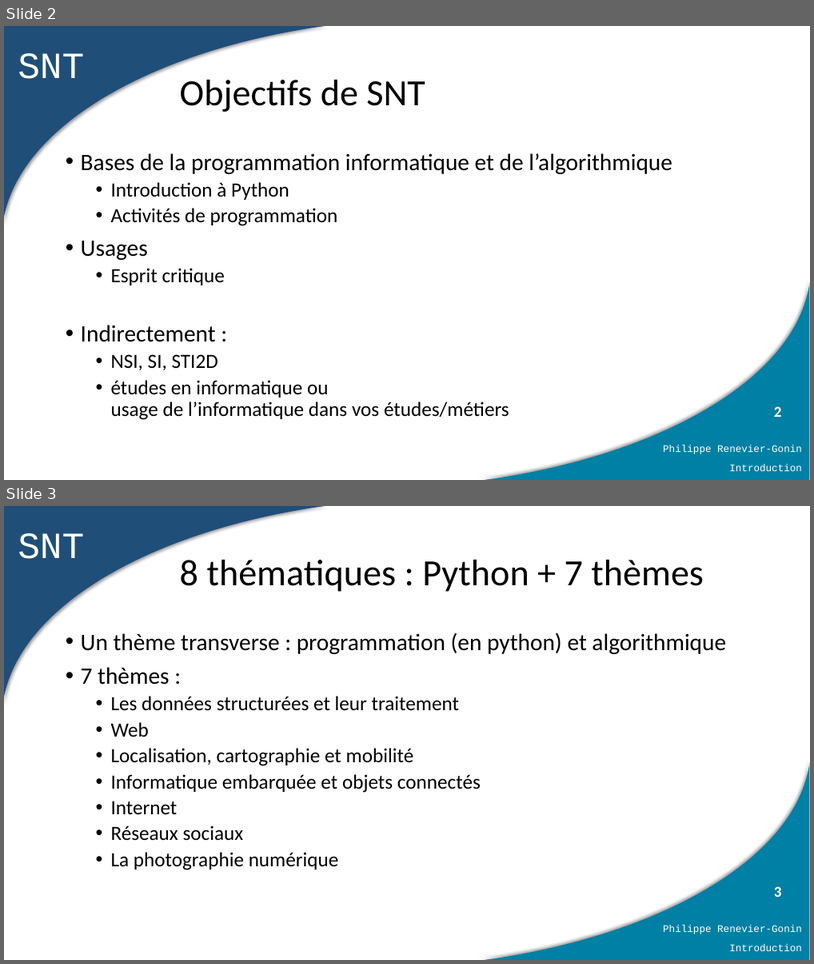
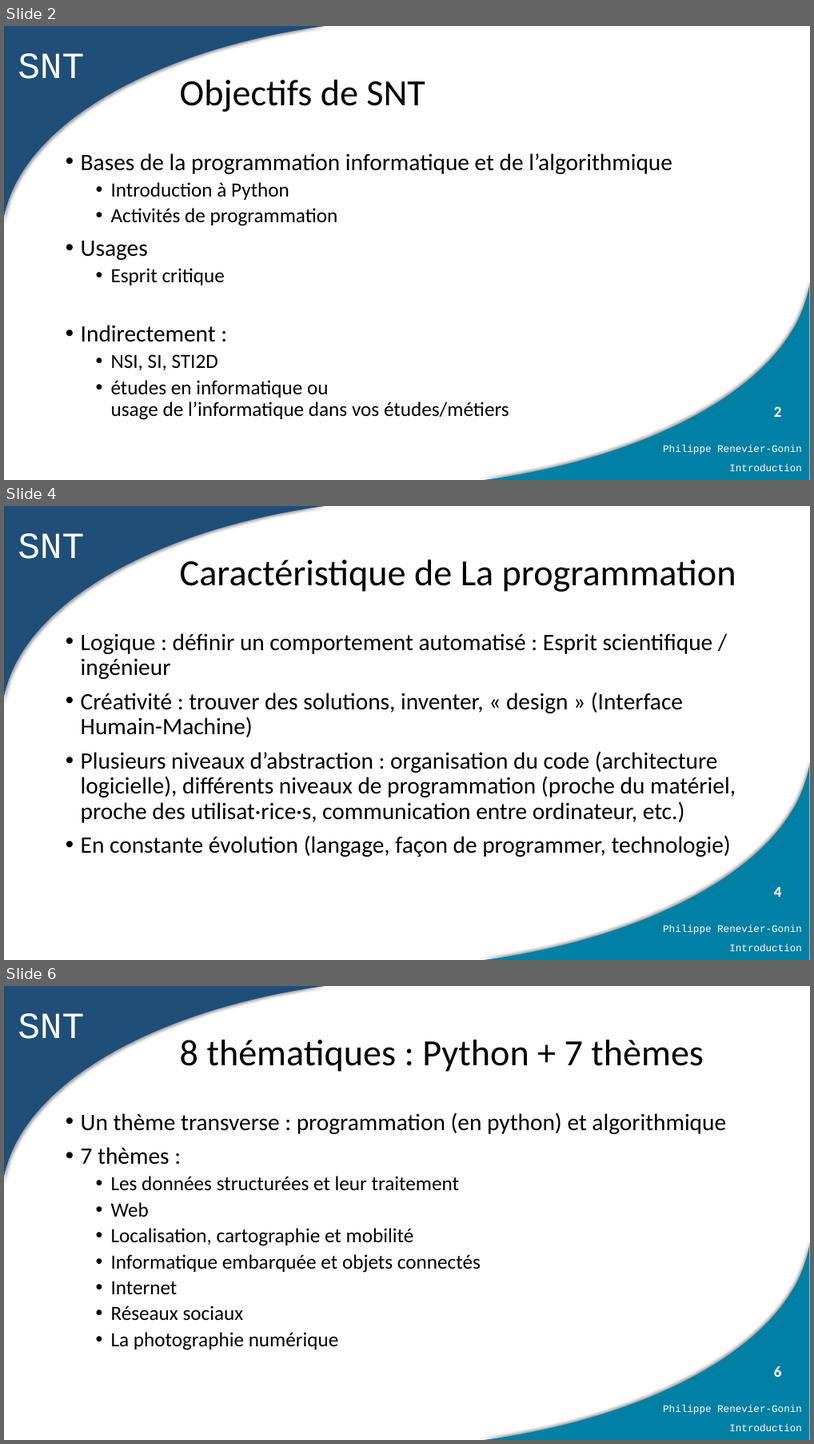
Before and after one commit to PhilippeRenevierGonin/snt, a slide deck: 01_python/cours/01_introduction générale.pptx. Shown one above the other, each under a label of ours: slides 2 and 3 before the commit, slides 2, 4 and 6 after it; the slides between them are not shown. The pictures are 814x964 and 814x1444 pixels, drawn with LibreOffice and Linux fonts; fonts in the diff are those of the drawing. Boxes give left, top, right and bottom in pixels: in the first picture for what was removed or moved away, otherwise in the second. Text is boxed around its words. In the diff, an @@ line names an element or a change of style, - is before the commit and + after.

```diff
--- a/01_python/cours/01_introduction générale.pptx
+++ b/01_python/cours/01_introduction générale.pptx
@@ slide 4 added at (x1=4, y1=506, x2=810, y2=960), background #FFFFFF; not listed: 7 template elements that a slide beside it also shows @@
@@ title added at (x1=180, y1=560, x2=737, y2=592), 44 pt, text #000000 @@
+Caractéristique de La programmation
@@ text added at (x1=81, y1=633, x2=736, y2=856), 28 pt, text #000000 @@
+• Logique : définir un comportement automatisé : Esprit scientifique / ingénieur
+• Créativité : trouver des solutions, inventer, « design » (Interface Humain-Machine)
+• Plusieurs niveaux d’abstraction : organisation du code (architecture logicielle), différents niveaux de programmation (proche du matériel, proche des utilisat·rice·s, communication entre ordinateur, etc.)
+• En constante évolution (langage, façon de programmer, technologie)
@@ what was slide 3 is now slide 6 @@
@@ page number at (x1=762, y1=1347, x2=810, y2=1394): text changed @@
-3
+6
@@ page number at (x1=774, y1=1366, x2=782, y2=1377): text changed @@
-3
+6
```
Also in this commit, not shown: 2 slides changed, 2 other slides added, 1 slide removed, 16 other files.
